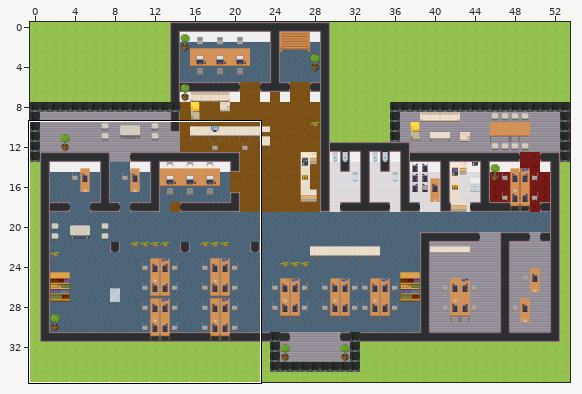
Two states of a Tiled map (JSON), elunic-office.tmj. The first picture is a wide view before the edit; the outline marks the close-up.
Close-up. Old version:
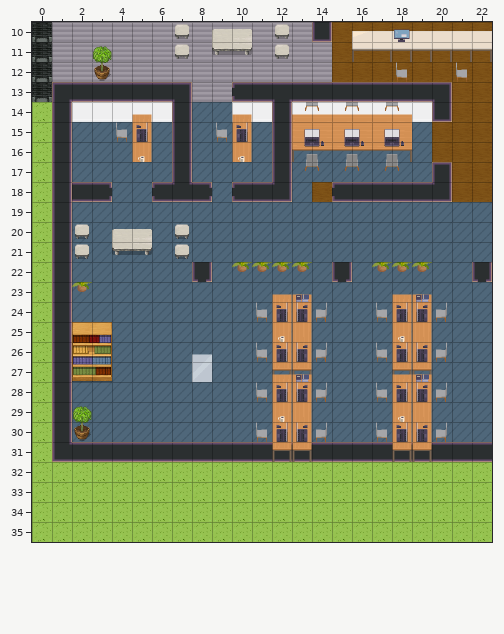
Cells are 32x32 px. Shown: x 0..22, y 10..35. The commit also changed other parts of the map, which this record leaves out.
The same view after the edit:
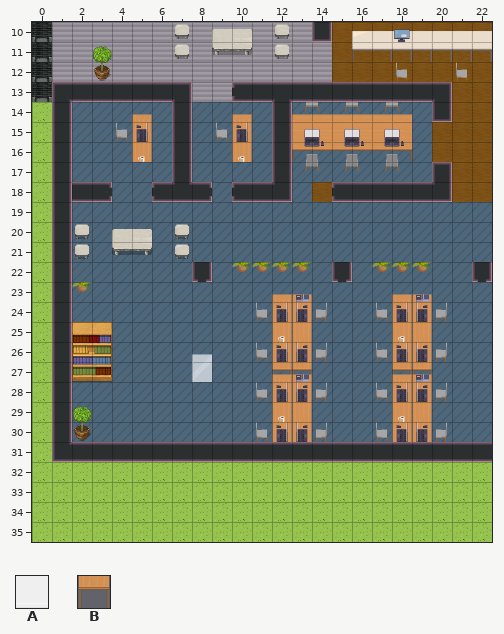
Key: from "WA_Room_Builder": A 228; from "WA_Tables": B 22.
_ is an empty cell.
Change:
Layer "walls/walls2":
Tile A is gone in row 14 at x 2 to 6, 10 to 11 and 13 to 19.
Layer "furniture/furniture2":
Tile B is gone in row 31 at x 12 to 13 and 18 to 19.
Changed places in both close-ups, as pixel boxes (x1, y1, x2, y2):
removed: (72, 102, 172, 122)
removed: (232, 102, 272, 122)
removed: (292, 102, 432, 122)
removed: (272, 442, 312, 462)
removed: (392, 442, 432, 462)
